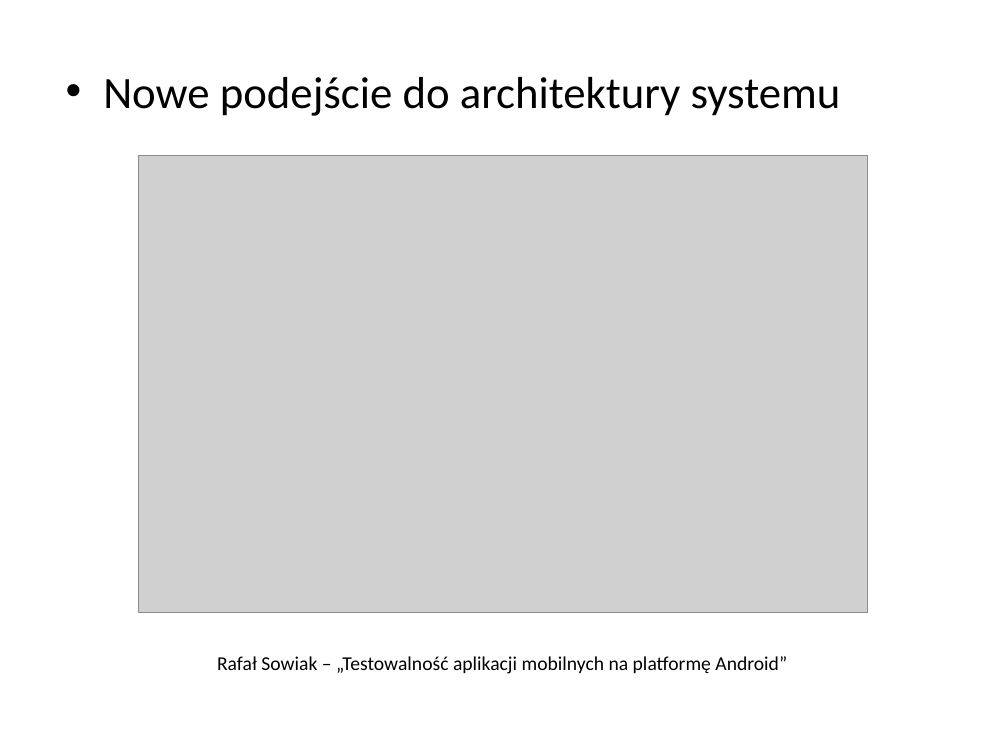
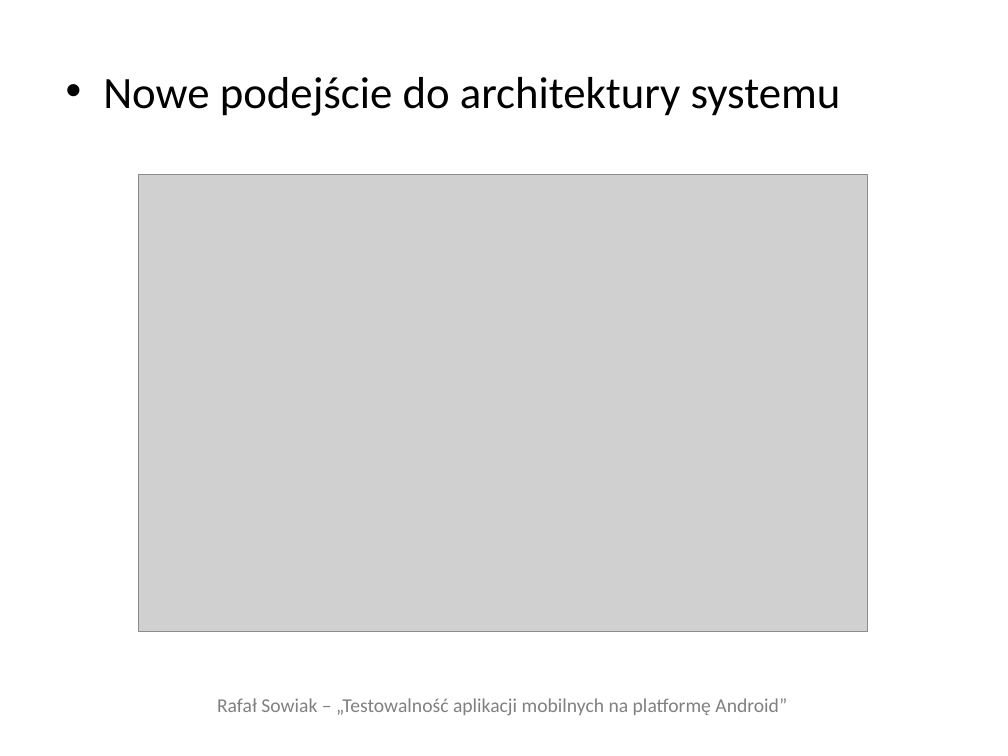
Before and after one commit to adventurewrites/mgr_info, a slide deck: slide 8 of rafal-sowiak-prezentacja-v1.pptx (slide 13 before the commit). Drawn at 1008x756 pixels with LibreOffice and Linux fonts; fonts in the diff are those of the drawing; grey boxes stand for pictures. Boxes give left, top, right and bottom in pixels: in the first picture for what was removed or moved away, otherwise in the second. Text is boxed around its words. In the diff, an @@ line names an element or a change of style, - is before the commit and + after.

```diff
--- a/rafal-sowiak-prezentacja-v1.pptx
+++ b/rafal-sowiak-prezentacja-v1.pptx
@@ picture moved from (x1=139, y1=156, x2=868, y2=614) to (x1=139, y1=174, x2=868, y2=632) @@
@@ title "Rafał Sowiak – „Testowalność aplikacji ..." moved from (x1=217, y1=656, x2=787, y2=674) to (x1=217, y1=698, x2=787, y2=716) @@
@@ title "Rafał Sowiak – „Testowalność aplikacji ..." at (x1=217, y1=698, x2=787, y2=716): text colour #000000 to #808080 @@
```
Also in this commit, not shown: 7 other slides changed, 3 slides added, 8 slides removed, 3 other files.
